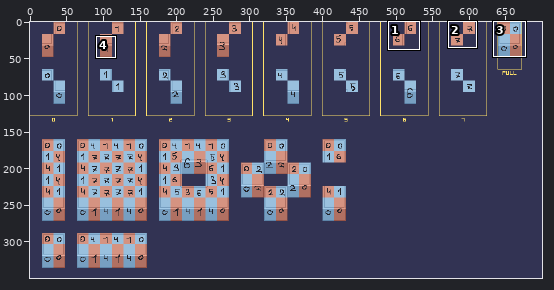
Two versions of one pixel-art file, src/Арт-Дизайн/Шаблоны/Wall.aseprite. The first picture is a wide view before the edit; the outline marks the close-up.
Close-up. Old version:
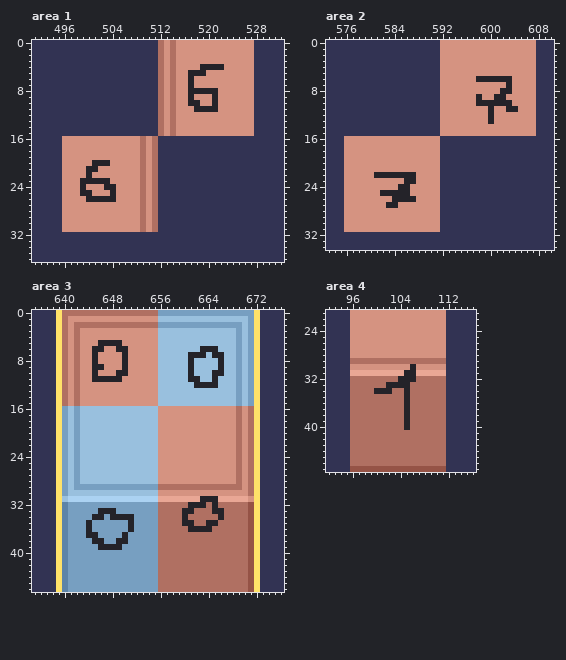
700x350 pixels, 1 frame. Shown: area 1: x 491..532, y 0..36; area 2: x 573..610, y 0..34; area 3: x 635..676, y 0..46; area 4: x 92..116, y 21..47. The commit also changed other parts of the picture, which this record leaves out.
The same view after the edit:
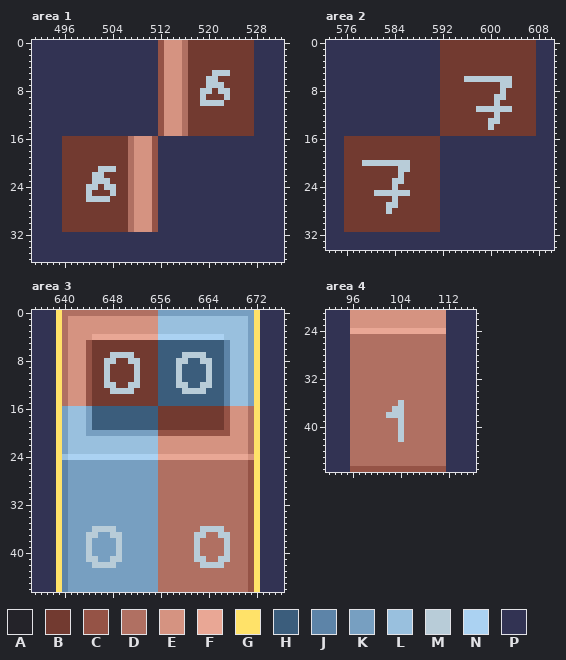
Palette (. is transparent): A #242329  B #723a30  C #955346  D #b07062  E #d59381  F #e9a795  G #ffe269  H #3b5d7c  J #5d84a8  K #779fc1  L #99c0de  M #b8ccd8  N #abd2f2  P #323353
What changed:
Area 1, layer "Layer 2":
y 0..3: x 512 D -> C; x 514 D -> E; x 516..527 EEEEEEEEEEEE -> DBBBBBBBBBBB
y 4: x 512 D -> C; x 514 D -> E; x 516..527 EEEAAAAEEEEE -> DBBBBBBBBBBB
y 5: x 512 D -> C; x 514 D -> E; x 516..527 EAAAEEEEEEEE -> DBBBBMMMBBBB
y 6: x 512 D -> C; x 514 D -> E; x 516..527 EAEEEEEEEEEE -> DBBBMMBBBBBB
y 7: x 512 D -> C; x 514 D -> E; x 516..527 EAEEEEEEEEEE -> DBBBMMMBBBBB
y 8: x 512 D -> C; x 514 D -> E; x 516..527 EAAAAAEEEEEE -> DBBMMBMMBBBB
y 9: x 512 D -> C; x 514 D -> E; x 516..527 EAEEEAEEEEEE -> DBBMBBBMBBBB
y 10: x 512 D -> C; x 514 D -> E; x 516..527 EAAEEAEEEEEE -> DBBMMMMBBBBB
y 11: x 512 D -> C; x 514 D -> E; x 516..527 EEAAAAEEEEEE -> DBBBBBBBBBBB
y 12..15: x 512 D -> C; x 514 D -> E; x 516..527 EEEEEEEEEEEE -> DBBBBBBBBBBB
y 16..19: x 496..507 EEEEEEEEEEEE -> BBBBBBBBBBBD; x 509 D -> E; x 511 D -> C
y 20: x 496..507 EEEEEAAAEEEE -> BBBBBBBBBBBD; x 509 D -> E; x 511 D -> C
y 21: x 496..507 EEEEAAEEEEEE -> BBBBBBMMMBBD; x 509 D -> E; x 511 D -> C
y 22: x 496..507 EEEEAEEEEEEE -> BBBBBMMBBBBD; x 509 D -> E; x 511 D -> C
y 23: x 496..507 EEEAAAAAEEEE -> BBBBBMMMBBBD; x 509 D -> E; x 511 D -> C
y 24: x 496..507 EEEAEEEAAEEE -> BBBBMMBMMBBD; x 509 D -> E; x 511 D -> C
y 25: x 496..507 EEEAAEEEAEEE -> BBBBMBBBMBBD; x 509 D -> E; x 511 D -> C
y 26: x 496..507 EEEEAAAAAEEE -> BBBBMMMMBBBD; x 509 D -> E; x 511 D -> C
y 27..31: x 496..507 EEEEEEEEEEEE -> BBBBBBBBBBBD; x 509 D -> E; x 511 D -> C
Area 2, layer "Layer 2":
y 0..5: x 592..607 EEEEEEEEEEEEEEEE -> BBBBBBBBBBBBBBBB
y 6: x 592..607 EEEEEEAAAAAAEEEE -> BBBBMMMMMMMMBBBB
y 7: x 592..607 EEEEEEEEEEEAEEEE -> BBBBBBBBBBMMBBBB
y 8: x 592..607 EEEEEEEEEEAAEEEE -> BBBBBBBBBBMBBBBB
y 9: x 592..607 EEEEEEAEEAAEEEEE -> BBBBBBBBBMMBBBBB
y 10: x 592..607 EEEEEEAAAAAAEEEE -> BBBBBBBBBMBBBBBB
y 11: x 592..607 EEEEEEEEAEEAAEEE -> BBBBBBMMMMMMBBBB
y 12: x 592..607 EEEEEEEEAEEEEEEE -> BBBBBBBBBMBBBBBB
y 13: x 592..607 EEEEEEEEAEEEEEEE -> BBBBBBBBMMBBBBBB
y 14: x 592..607 EEEEEEEEEEEEEEEE -> BBBBBBBBMBBBBBBB
y 15: x 592..607 EEEEEEEEEEEEEEEE -> BBBBBBBBBBBBBBBB
y 16..19: x 576..591 EEEEEEEEEEEEEEEE -> BBBBBBBBBBBBBBBB
y 20: x 576..591 EEEEEEEEEEEEEEEE -> BBBMMMMMMMMBBBBB
y 21: x 576..591 EEEEEEEEEEEEEEEE -> BBBBBBBBBMMBBBBB
y 22: x 576..591 EEEEEAAAAAAAEEEE -> BBBBBBBBBMBBBBBB
y 23: x 576..591 EEEEEEEEEEAAEEEE -> BBBBBBBBMMBBBBBB
y 24: x 576..591 EEEEEEEEEAAEEEEE -> BBBBBBBBMBBBBBBB
y 25: x 576..591 EEEEEEAAAAAEEEEE -> BBBBBMMMMMMBBBBB
y 26: x 576..591 EEEEEEEEAAAAEEEE -> BBBBBBBBMBBBBBBB
y 27: x 576..591 EEEEEEEAAEEEEEEE -> BBBBBBBMMBBBBBBB
y 28: x 576..591 EEEEEEEEEEEEEEEE -> BBBBBBBMBBBBBBBB
y 29..31: x 576..591 EEEEEEEEEEEEEEEE -> BBBBBBBBBBBBBBBB
Area 3, layer "Layer 2":
y 2: x 642..669 DDDDDDDDDDDDDDKKKKKKKKKKKKKK -> EEEEEEEEEEEEEELLLLLLLLLLLLLL
y 3: x 642 D -> E; x 669 K -> L
y 4: x 642 D -> E; x 645..666 EEEEEEEEEEELLLLLLLLLLL -> FFFFFFFFFFFNNNNNNNNNNN; x 669 K -> L
y 5: x 642 D -> E; x 644..667 EEAAAAEEEEEELLLLLLLLLLLL -> CBBBBBBBBBBBHHHHHHHHHHHJ; x 669 K -> L
y 6: x 642 D -> E; x 644..667 EAAEEAAEEEEELLLLLLLAAALL -> CBBBBBBBBBBBHHHHHHHHHHHJ; x 669 K -> L
y 7: x 642 D -> E; x 644..667 EAEEEEAEEEEELLLLLAAALAAL -> CBBBMMMMBBBBHHHHMMMMHHHJ; x 669 K -> L
y 8: x 642 D -> E; x 644..667 EAEEEEAEEEEELLLLLALLLLAL -> CBBMMBBMMBBBHHHMMHHMMHHJ; x 669 K -> L
y 9: x 642 D -> E; x 644..667 EAAEEEAEEEEELLLLLALLLLAL -> CBBMBBBBMBBBHHHMHHHHMHHJ; x 669 K -> L
y 10: x 642 D -> E; x 644..667 EAEEEAAEEEEELLLLLALLLAAL -> CBBMBBBBMBBBHHHMHHHHMHHJ; x 669 K -> L
y 11: x 642 D -> E; x 644..667 EAAAAAEEEEEELLLLLAALLALL -> CBBMBBBBMBBBHHHMHHHHMHHJ; x 669 K -> L
y 12: x 642 D -> E; x 644..667 EEEEEEEEEEEELLLLLLAAAALL -> CBBMMBBMMBBBHHHMMHHMMHHJ; x 669 K -> L
y 13: x 642 D -> E; x 644..667 EEEEEEEEEEEELLLLLLLLLLLL -> CBBBMMMMBBBBHHHHMMMMHHHJ; x 669 K -> L
y 14..15: x 642 D -> E; x 644..667 EEEEEEEEEEEELLLLLLLLLLLL -> CBBBBBBBBBBBHHHHHHHHHHHJ; x 669 K -> L
y 16..19: x 642 K -> L; x 644..667 LLLLLLLLLLLLEEEEEEEEEEEE -> KHHHHHHHHHHHBBBBBBBBBBBC; x 669 D -> E
y 20: x 642 K -> L; x 644..667 LLLLLLLLLLLLEEEEEEEEEEEE -> KKKKKKKKKKKKCCCCCCCCCCCC; x 669 D -> E
y 21..23: x 642 K -> L; x 669 D -> E
y 24: x 640..671 KLKLLLLLLLLLLLLLEEEEEEEEEEEEEDED -> LNNNNNNNNNNNNNNNFFFFFFFFFFFFFFFE
y 25..28: x 640..641 KL -> JK; x 643..668 LLLLLLLLLLLLLEEEEEEEEEEEEE -> KKKKKKKKKKKKKDDDDDDDDDDDDD; x 670..671 ED -> DC
y 29: x 640..641 KL -> JK; x 670..671 ED -> DC
y 30: x 640..671 KLLLLLLLLLLLLLLLEEEEEEEEEEEEEEED -> JKKKKKKKKKKKKKKKDDDDDDDDDDDDDDDC
y 31: x 640..671 LNNNNNNNNNNNNNNNFFFFFFFAAAFFFFFE -> JKKKKKKKKKKKKKKKDDDDDDDDDDDDDDDC
y 32: x 661..663 AAA -> DDD; x 665 A -> D
y 33: x 646..648 AAA -> KKK; x 660..661 AA -> DD; x 665..666 AA -> DD
y 34: x 645..646 AA -> KK; x 648..651 AAAA -> KKKK; x 660 A -> D; x 666 A -> D
y 35: x 644 A -> K; x 651 A -> K; x 660..661 AA -> DD; x 664..665 AA -> DD
y 36: x 644..648 AKKKK -> KMMMM; x 651 A -> K; x 661..666 AAAADD -> DDMMMM
y 37: x 644..645 AA -> MM; x 648..650 KKA -> MMK; x 662..663 DD -> MM; x 666..667 DD -> MM
y 38: x 644..646 KAA -> MKK; x 649..650 AA -> MK; x 662 D -> M; x 667 D -> M
y 39: x 644 K -> M; x 646..649 AAAA -> KKKM; x 662 D -> M; x 667 D -> M
y 40: x 644 K -> M; x 649 K -> M; x 662 D -> M; x 667 D -> M
y 41: x 644..645 KK -> MM; x 648..649 KK -> MM; x 662..663 DD -> MM; x 666..667 DD -> MM
y 42: x 645..648 KKKK -> MMMM; x 663..666 DDDD -> MMMM
Area 4, layer "Layer 2":
y 24: x 96..111 EEEEEEEEEEEEEEEE -> FFFFFFFFFFFFFFFF
y 25..28: x 96..111 EEEEEEEEEEEEEEEE -> DDDDDDDDDDDDDDDD
y 30: x 96..111 EEEEEEEEEEAEEEEE -> DDDDDDDDDDDDDDDD
y 31: x 96..111 FFFFFFFFFAAFFFFF -> DDDDDDDDDDDDDDDD
y 32: x 104..106 AAA -> DDD
y 33: x 102..105 AAAA -> DDDD
y 34: x 100..102 AAA -> DDD; x 105 A -> D
y 35: x 105 A -> D
y 36: x 104..105 DA -> MD
y 37: x 103..105 DDA -> MMD
y 38: x 102..105 DDDA -> MMMD
y 39..40: x 104..105 DA -> MD
y 41..42: x 104 D -> M
